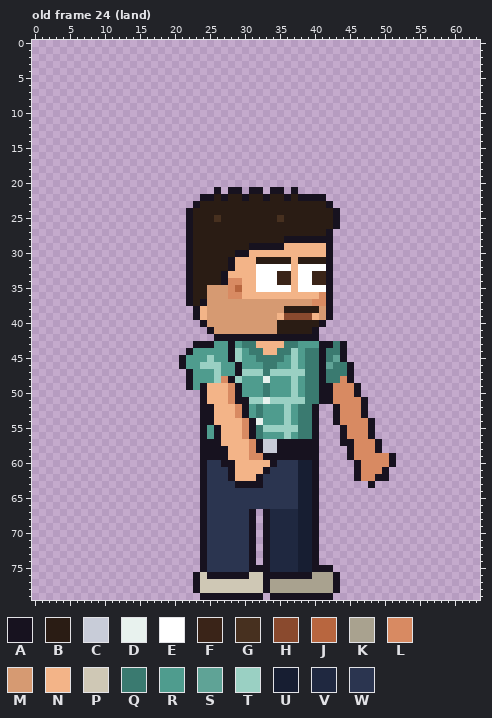
A pixel-art file gets an edit: sprites/staff/casual_garrison_right_anim.aseprite. The first picture shows the starting point.
64x80 pixels, 123 frames. Colours within 5 levels of each other are drawn and written as one. Shown: old frame 24 (land). The commit also changed other frames, which this record leaves out.
Visible layers, top first: "Arm Top", "Beard", "Stubble", "Hair", "Face", "Watch", "Near Arm", "Collar", "Belt", "Shirt", "Body", "Back Arm", "Pants", "Shoes".
Palette (. is transparent): A #17121f  B #2a1c14  C #c8ccd8  D #e8f2ee  E #ffffff  F #3a2418  G #47301f  H #8a4a2e  J #b8663f  K #a9a28f  L #d88a62  M #d69a72  N #f3b488  P #cfc8b5  Q #3a7a70  R #4f9c8e  S #5fa396  T #9ad0c3  U #171e32  V #1f2840  W #2b3550
Pixels before, old frame 24 (land) (only the part around the change), first column x 0:
17 ................................................................
18 ................................................................
19 ................................................................
20 ................................................................
21 ..........................A.AA.AA.AA.A..........................
22 ........................AABABBABBABBABAAAA......................
23 .......................ABBBBBBBBBBBBBBBBBBA.....................
24 ......................ABBBBBBBBBBBBBBBBBBBBA....................
25 ......................ABBBGBBBBBBBBGBBBBBBBA....................
26 ......................ABBBBBBBBBBBBBBBBBBBBA....................
27 ......................ABBBBBBBBBBBBBBBBBBBA.....................
28 ......................ABBBBBBBBBBBBBAAAAAAA.....................
29 ......................ABBBBBBBBAAAAANNNNNNA.....................
30 ......................ABBBBBBAANNNNNNNNNNNA.....................
31 ......................ABBBBBANNNBBBBBNBBBBA.....................
32 ......................ABBBBBANNNEEEEENEEEEA.....................
33 ......................ABBBBANNNNEEEFFNEEFFA.....................
34 ......................ABBBBALLNNEEEFFNEEFFA.....................
35 ......................ABBMMMLJNNEEEEENEEEEA.....................
36 ......................ABBMMMLLNNNNNNNNNNNLA.....................
37 ......................ABAMMMMMMMMMMMMMMMLLA.....................
38 .......................ANMMMMMMMMMMMBBBBBMA.....................
39 .......................ANMMMMMMMMMMNHHHHNMA.....................
40 ........................AMMMMMMMMMMBBBBBBA......................
41 .........................AMMMMMMMMMBBBBBA.......................
42 ..........................AAAAAAAAAAAAAAA.......................
43 .......................AAARRARQQNNNNQQRRRAAQA...................
44 ......................ARRRRRATRQQNNQQTRQQAQQA...................
45 .....................ARRRTRRATRRQQQQRTRQQAQSA...................
46 .....................ARRTTTRRARRRQQRRTRQQASQQA..................
47 ......................ARRRTRRATTTQTTTTTQQAQQQA..................
48 ......................ARRRTLATRRRDRRRTRQQAQQLA..................
49 ......................ARANNNLARRRQRRRTRQQAALLLA.................
50 ........................ANNNLARRRQRRRTRQQAALLLA.................
51 ........................ANNNLAATTDTTTTTQQAALLLLA................
52 ........................AANNNLARQRRRTRQQA..ALLLA................
53 ........................AANNNLARQRRRTRQQA..ALLLA................
54 ........................AANNNNLADRRRTRQQA..ALLLLA...............
55 ........................ARANNNLAQTTTTTQQA...ALLLA...............
56 ........................ARANNNLAQRRRTRQQA...ALLLA...............
57 ........................AAANNNNLACCAAAAAA...AALLLA..............
58 ........................AAAANNNLACCAAAAAA....ALLLA..............
59 ........................AAAANNNLLAAAAAAAA....ALLLLLA............
60 ........................AWWAANNNNNAWWWUUA.....ALLLLA............
61 ........................AWWWANNNNAWWWWUUA.....ALLLA.............
62 ........................AWWWANNNAWWWWWUUA.....ALLAA.............
63 ........................AWWWWAAAAWWWWWUUA.......A...............
64 ........................AWWWWWWWWWWWWWUUA.......................
65 ........................AWWWWWWWWWWWWWUUA.......................
66 ........................AWWWWWWWWWWWWWUUA.......................
67 ........................AWWWWWWA.AVVVVUUA.......................
68 ........................AWWWWWWA.AVVVVUUA.......................
69 ........................AWWWWWWA.AVVVVUUA.......................
70 ........................AWWWWWWA.AVVVVUUA.......................
71 ........................AWWWWWWA.AVVVVUUA.......................
72 ........................AWWWWWWA.AVVVVUUA.......................
73 ........................AWWWWWWA.AVVVVUUA.......................
74 ........................AWWWWWWA.AVVVVUUA.......................
New version:
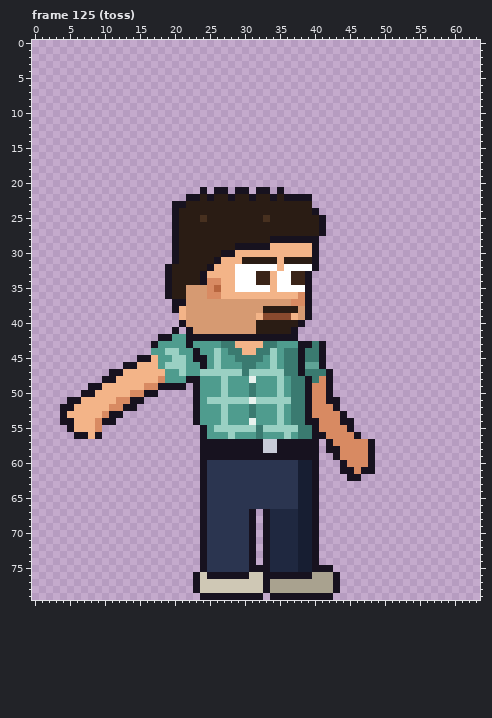
A new or re-ordered frame is compared with the old frame closest to it.
Change:
frames 123 -> 129
Changed rows in their new state; - is an unchanged pixel.
Frame 125 (toss) is new; against old frame 24 (land):
first column x 4:
21 --------------------A--A.-A.-A.--.--------------
22 ------------------AAB--BA-BA-BA--A--..----------
23 ----------------AABB----------------...---------
24 ----------------ABB-----------------A...--------
25 ----------------ABB-G-B------G-B-----A..--------
26 ----------------ABB------------------A..--------
27 ----------------ABB------------------A.---------
28 ----------------ABB-----------AA-----..---------
29 ----------------ABB------AA---NN----A..---------
30 ----------------ABB----AANN---------A..---------
31 ----------------ABB---ANN-BB---N-B--A..---------
32 ---------------ABBB--ANNNEEE---N-E--A..---------
33 ---------------ABBB-ANNN-EEEFFNEEFFA...---------
34 ---------------ABBB-ALLNNEEEFFNEEFFA...---------
35 ---------------ABBMMMLJNNEEE--N--E-A...---------
36 ---------------ABBMMMLLNNN--------LA...---------
37 ----------------AAMMM------------LLA...---------
38 ----------------ANMMM--------BBB--MA...---------
39 -----------------NMMM-------NHHH-NMA...---------
40 -----------------AMMM-------BBB---A...----------
41 ----------------A-AMMM------BBB--A...-----------
42 --------------AARRAAAA------------...-----------
43 -------------ARRRRARRR-QQNNN-QQRRRAAQ-...-------
44 -------------RRTTRRA--T-QQNN-QTR-QA---...-------
45 -----------AANRRTT-AART-RQQQ-RTRQQA---...-------
46 ---------AANNNRTTT--AR---RQQ-RT-QQASS-....------
47 -------AANNNNNNRRTR-TT-TTTQ--T--QQA--QA...------
48 ------AANNNNNNLRRR-A--RTRR-D-R-T-QQA-LA...------
49 ----AANNNNNNLLAAAA.ARRRTRR-Q-R-T-QQALL-....-----
50 ---AANNNNNLLAA-----ARRRTRR-Q-R-T-QQALL-....-----
51 -AANNNNNLLAA-------ARTTTTTTD-T---QQALL-A....----
52 AANNNNNLLAA--------ARRRTRRRQR--TRQ-ALLL-....----
53 ANNNNNLAA----------ARRRTRRRQR--TRQ-ALLLLA...----
54 AANNNLAA-----------ARRRTRRRDR--TRQ-A-LLLAA...---
55 -ANNNL----------------TTTTTT---------LLLLA...---
56 --AANA----------------RRTRRR---------ALLL-A..---
57 -----------------------AAAAA----------ALLL--A.--
58 ------------------------AAAA----------AALL--A.--
59 ------------------------AAAAA----------ALL--A...
60 -----------------------WWWWWWWW---------ALL-A...
61 ------------------------WWWWWW----------AALAA..-
62 ------------------------WWWWW------------A-....-
63 -------------------------WWWW---------------.---
Boxes around the changes in both pictures, in picture pixels (x1, y1, x2, y2):
changed: (60, 187, 396, 488)
